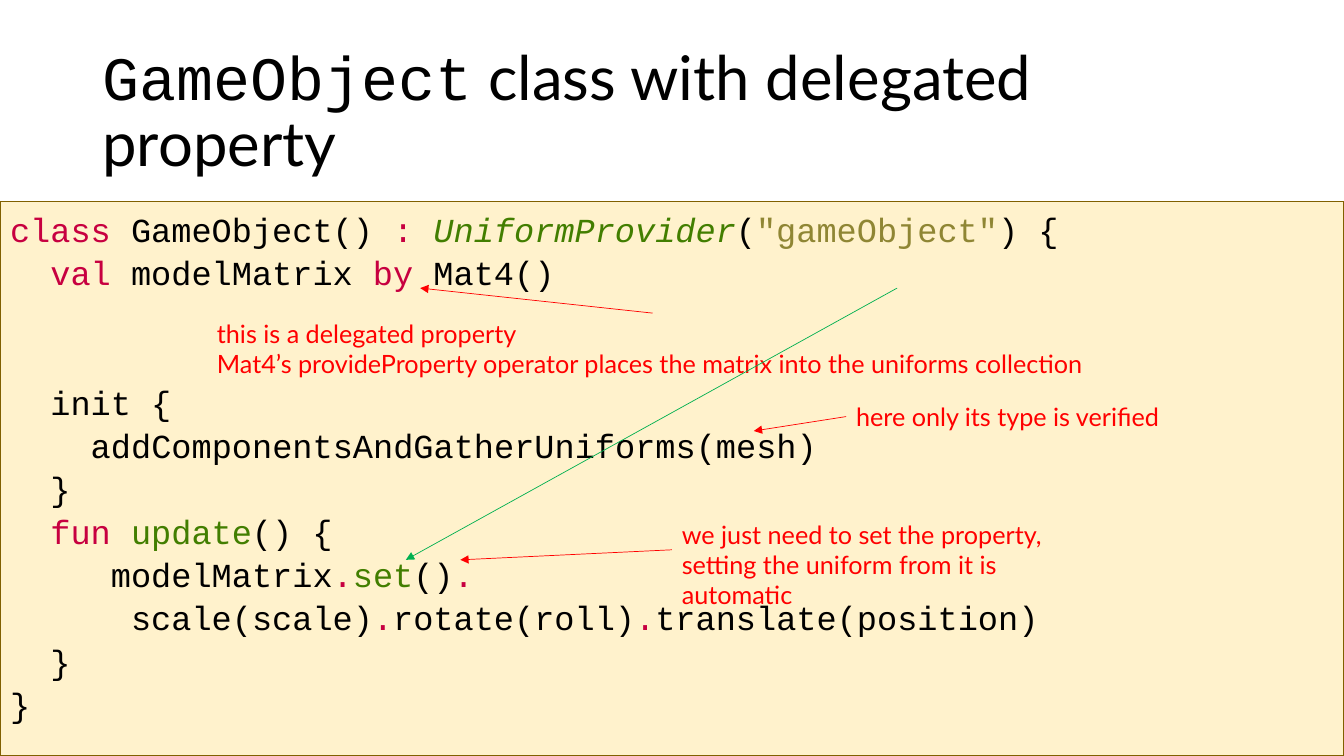
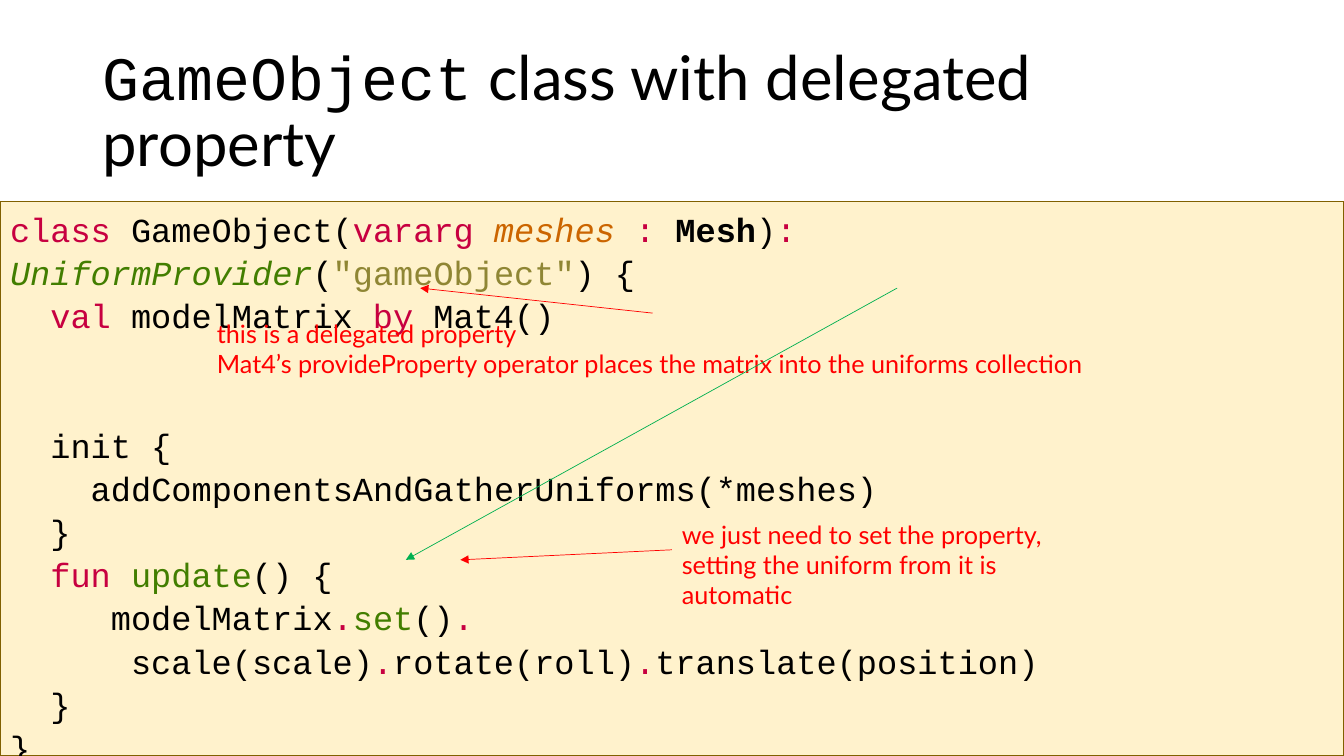
Before and after one commit to szecsi/kogfactory, a slide deck: slide 34 of projects/kog.020.030-gom/aitcg070 - Game Object Model.pptx (slide 35 before the commit). Drawn at 1344x756 pixels with LibreOffice and Linux fonts; fonts in the diff are those of the drawing. Boxes give left, top, right and bottom in pixels: in the first picture for what was removed or moved away, otherwise in the second. Text is boxed around its words. In the diff, an @@ line names an element or a change of style, - is before the commit and + after.

```diff
--- a/projects/kog.020.030-gom/aitcg070 - Game Object Model.pptx
+++ b/projects/kog.020.030-gom/aitcg070 - Game Object Model.pptx
@@ text at box(10, 218, 796, 295): text changed @@
-class GameObject() : UniformProvider("gameObject") {
+class GameObject(vararg meshes : Mesh): UniformProvider("gameObject") {
@@ arrow removed from (846, 416) to (754, 432) @@
@@ text removed at box(856, 407, 1159, 431) @@
-here only its type is verified
@@ text at box(91, 477, 877, 511): text changed @@
-addComponentsAndGatherUniforms(mesh)
+addComponentsAndGatherUniforms(*meshes)
```
Also in this commit, not shown: 6 other slides changed, 1 slide removed, 1 other file.
